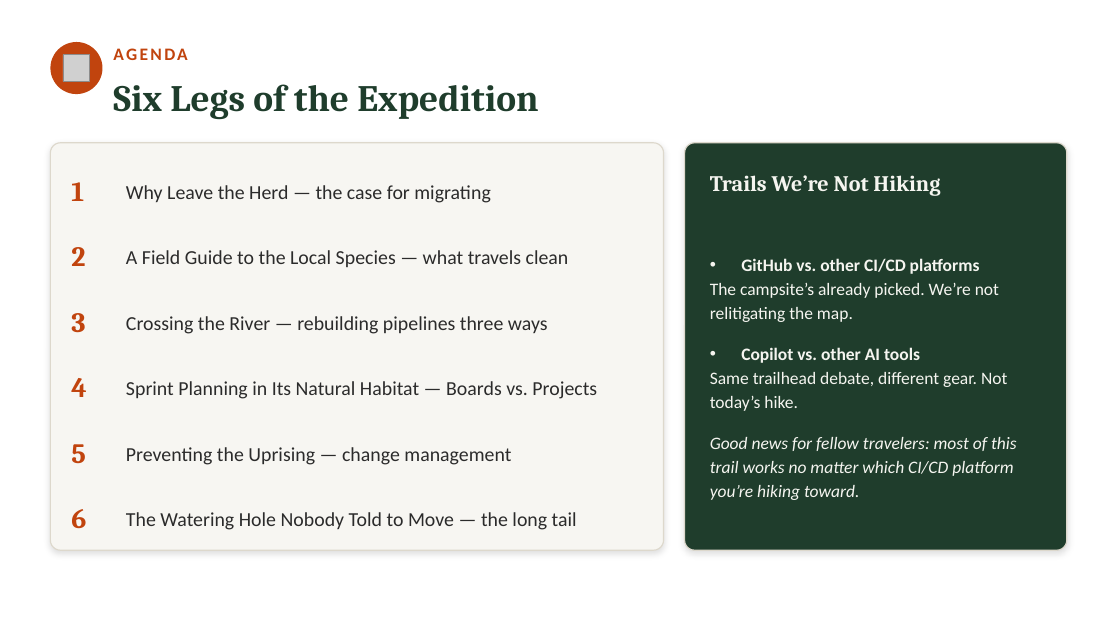
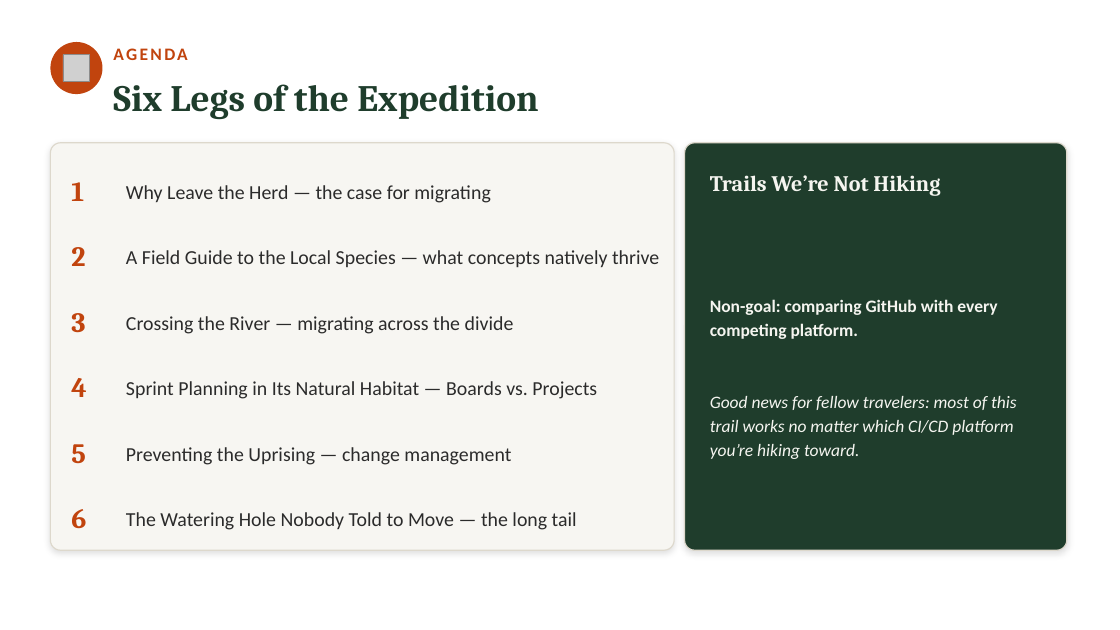
Before and after one commit to neumann1990/Azure_DevOps_To_GitHub, a slide deck: slide 3 of Claude outputs/azure-devops-to-github-the-great-migration-FULL-DECK.pptx. Drawn at 1120x630 pixels with LibreOffice and Linux fonts; fonts in the diff are those of the drawing; grey boxes stand for pictures. Boxes give left, top, right and bottom in pixels: in the first picture for what was removed or moved away, otherwise in the second. Text is boxed around its words. In the diff, an @@ line names an element or a change of style, - is before the commit and + after.

```diff
--- a/Claude outputs/azure-devops-to-github-the-great-migration-FULL-DECK.pptx
+++ b/Claude outputs/azure-devops-to-github-the-great-migration-FULL-DECK.pptx
@@ rounded rectangle: place and size @@
-rounded rectangle at box(50, 143, 664, 550)
+rounded rectangle at box(50, 143, 675, 550)
@@ text at box(126, 250, 659, 267): text changed @@
-A Field Guide to the Local Species — what travels clean
+A Field Guide to the Local Species — what concepts natively thrive
@@ text at box(710, 299, 997, 339): text changed; bold on @@
-• GitHub vs. other CI/CD platforms
-The campsite’s already picked. We’re not relitigating the map.
-• Copilot vs. other AI tools
-Same trailhead debate, different gear. Not today’s hike.
+Non-goal: comparing GitHub with every competing platform.
@@ text at box(126, 316, 514, 334): text changed @@
-Crossing the River — rebuilding pipelines three ways
+Crossing the River — migrating across the divide
```
Also in this commit, not shown: 16 other slides changed, 3 slides added, 4 slides removed.
